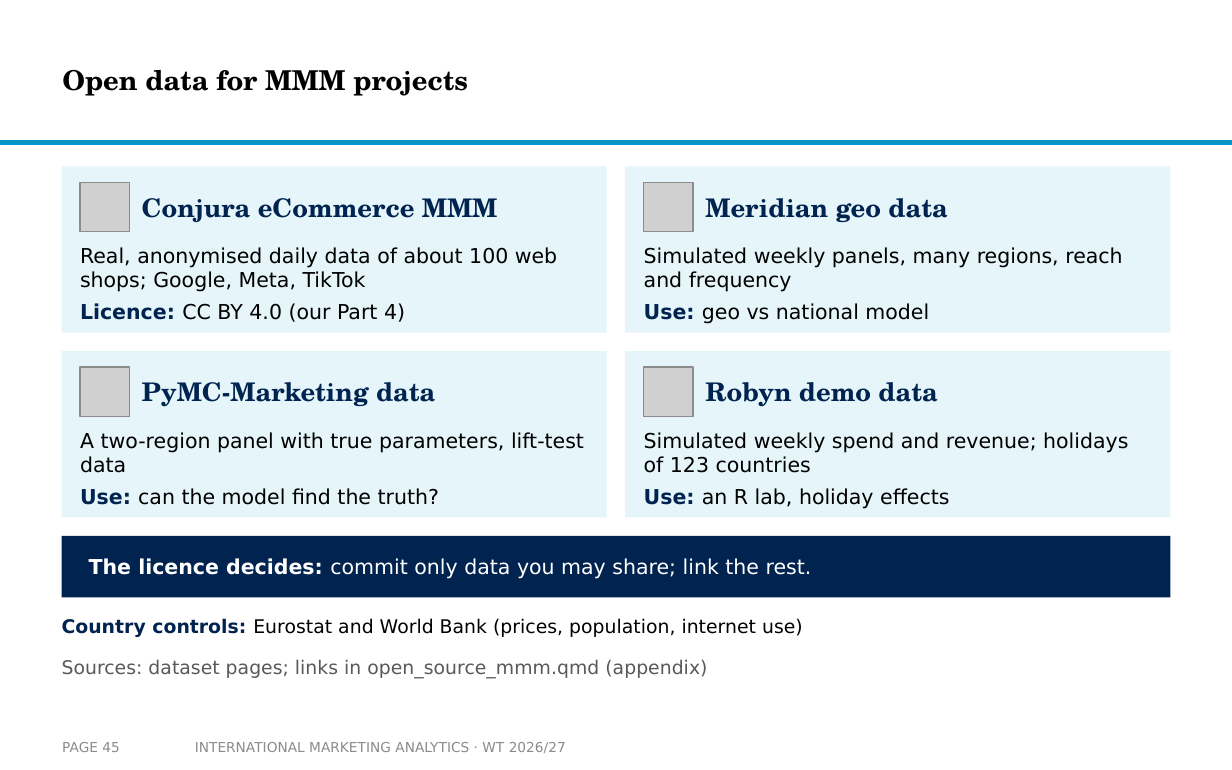
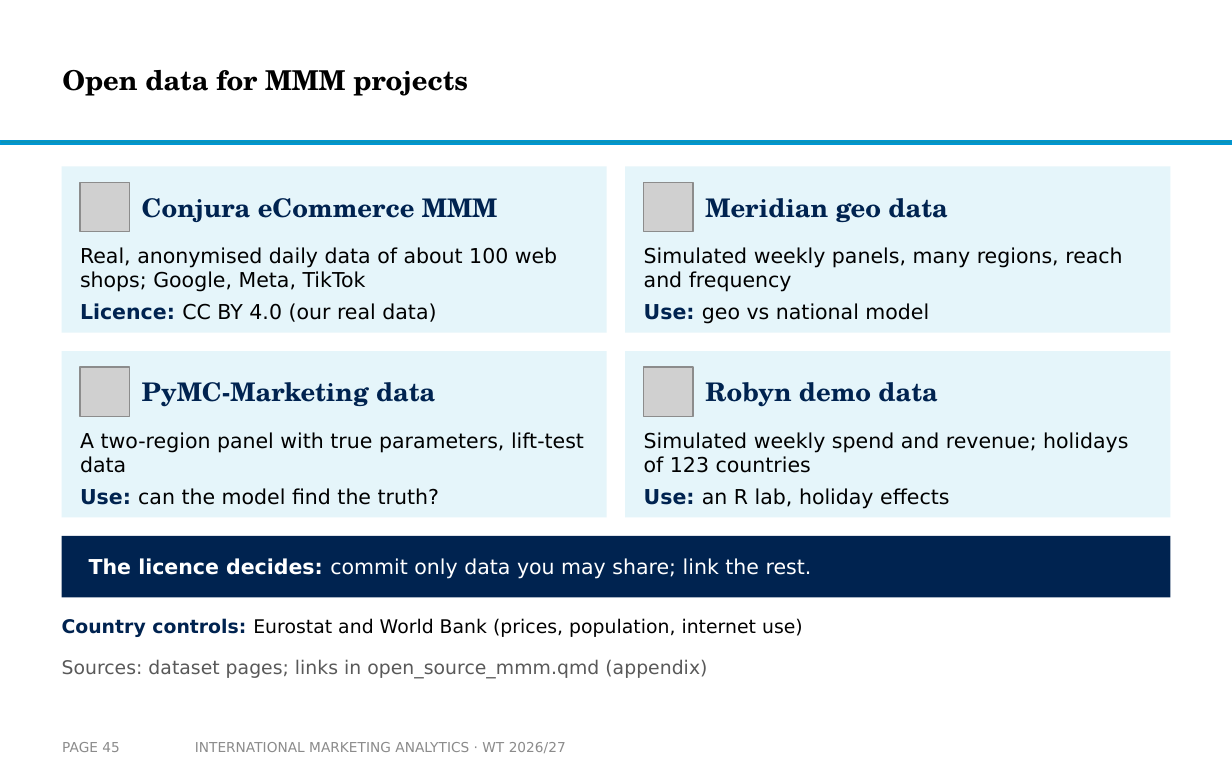
Before and after one commit to arnefloh-wu/international-marketing-analytics-teaching, a slide deck: slide 45 of slides/open-source-mmm_WT26-27.pptx. Drawn at 1232x770 pixels with LibreOffice and Linux fonts; fonts in the diff are those of the drawing; grey boxes stand for pictures; background and template pictures are left out. Boxes give left, top, right and bottom in pixels: in the first picture for what was removed or moved away, otherwise in the second. Text is boxed around its words. In the diff, an @@ line names an element or a change of style, - is before the commit and + after.

```diff
--- a/slides/open-source-mmm_WT26-27.pptx
+++ b/slides/open-source-mmm_WT26-27.pptx
@@ text at (x1=80, y1=303, x2=436, y2=322): text changed @@
-Licence: CC BY 4.0 (our Part 4)
+Licence: CC BY 4.0 (our real data)
```
Also in this commit, not shown: 3 other slides changed, 1 other file.
